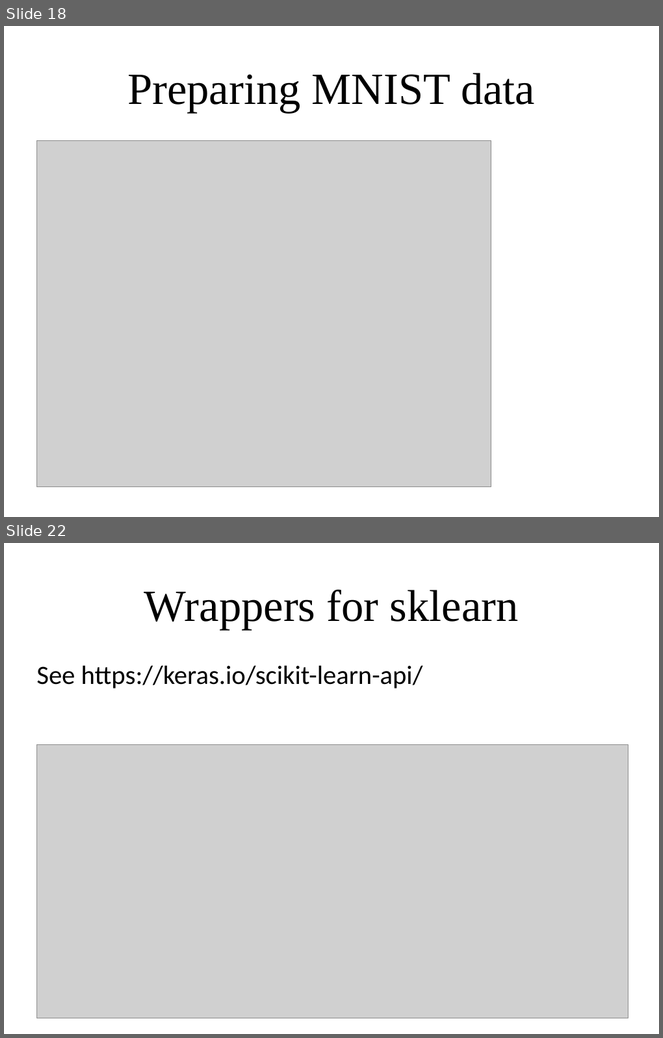
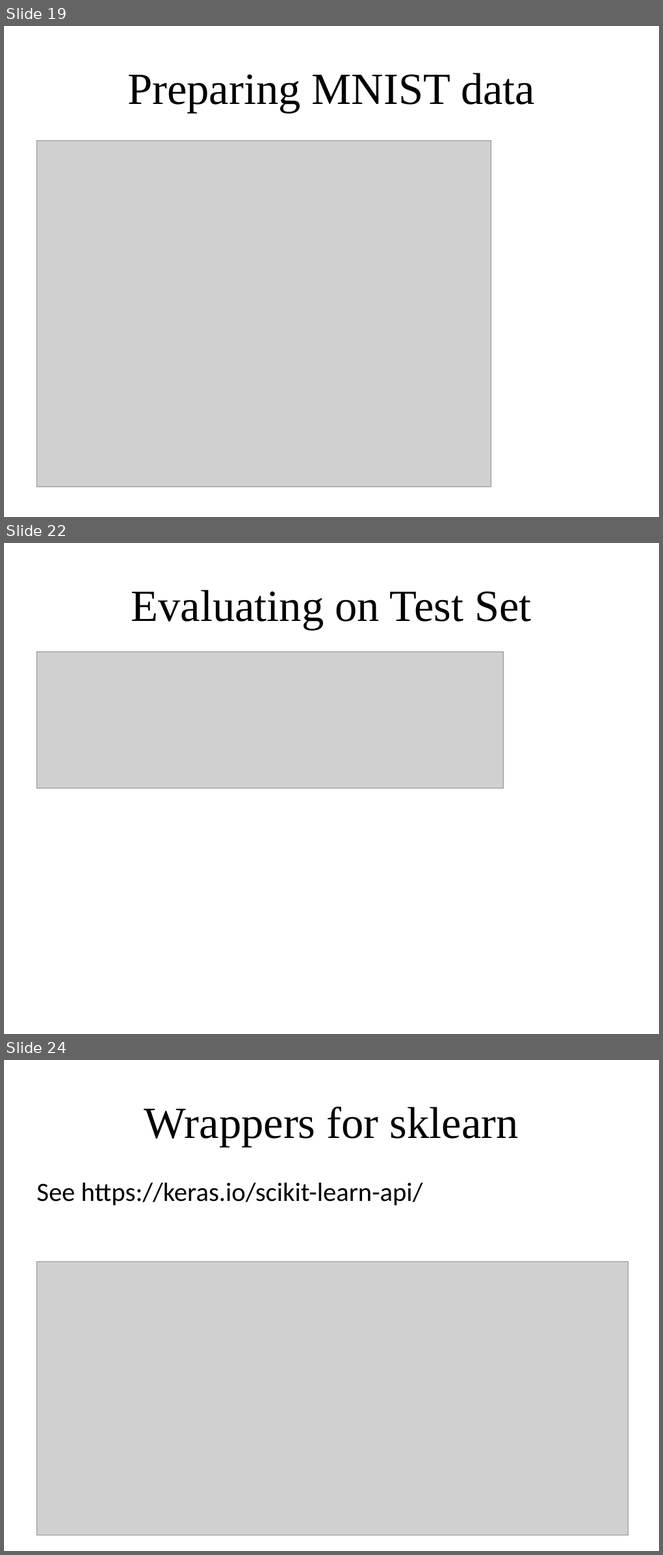
Before and after one commit to amueller/applied_ml_spring_2017, a slide deck: slides/aml-23-041717.odp. Shown one above the other, each under a label of ours: slides 18 and 22 before the commit, slides 19, 22 and 24 after it; the slides between them are not shown. The pictures are 663x1038 and 663x1555 pixels, drawn with LibreOffice and Linux fonts; fonts in the diff are those of the drawing; grey boxes stand for pictures. Boxes give left, top, right and bottom in pixels: in the first picture for what was removed or moved away, otherwise in the second. Text is boxed around its words. In the diff, an @@ line names an element or a change of style, - is before the commit and + after.

```diff
--- a/slides/aml-23-041717.odp
+++ b/slides/aml-23-041717.odp
@@ slide 22 added at [4, 543, 659, 1034], background #FFFFFF @@
@@ title added at [131, 590, 532, 630], 54 pt, text #000000 @@
+Evaluating on Test Set
@@ picture added at [36, 652, 503, 789] @@
@@ what was slide 18 is now slide 19 @@
@@ what was slide 22 is now slide 24 @@
```
Also in this commit, not shown: 11 slides changed, 10 other slides added, 4 slides removed, 2 other files.
